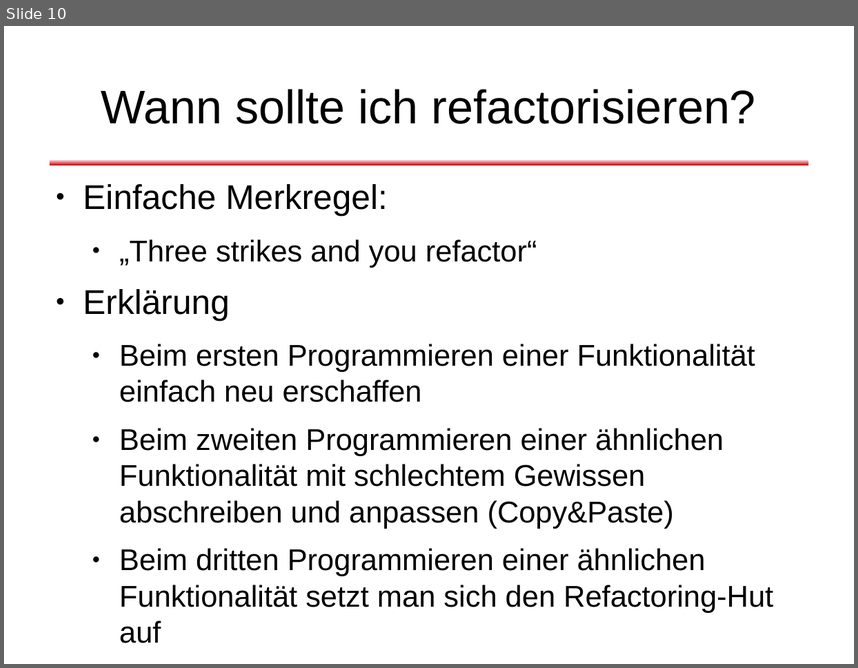
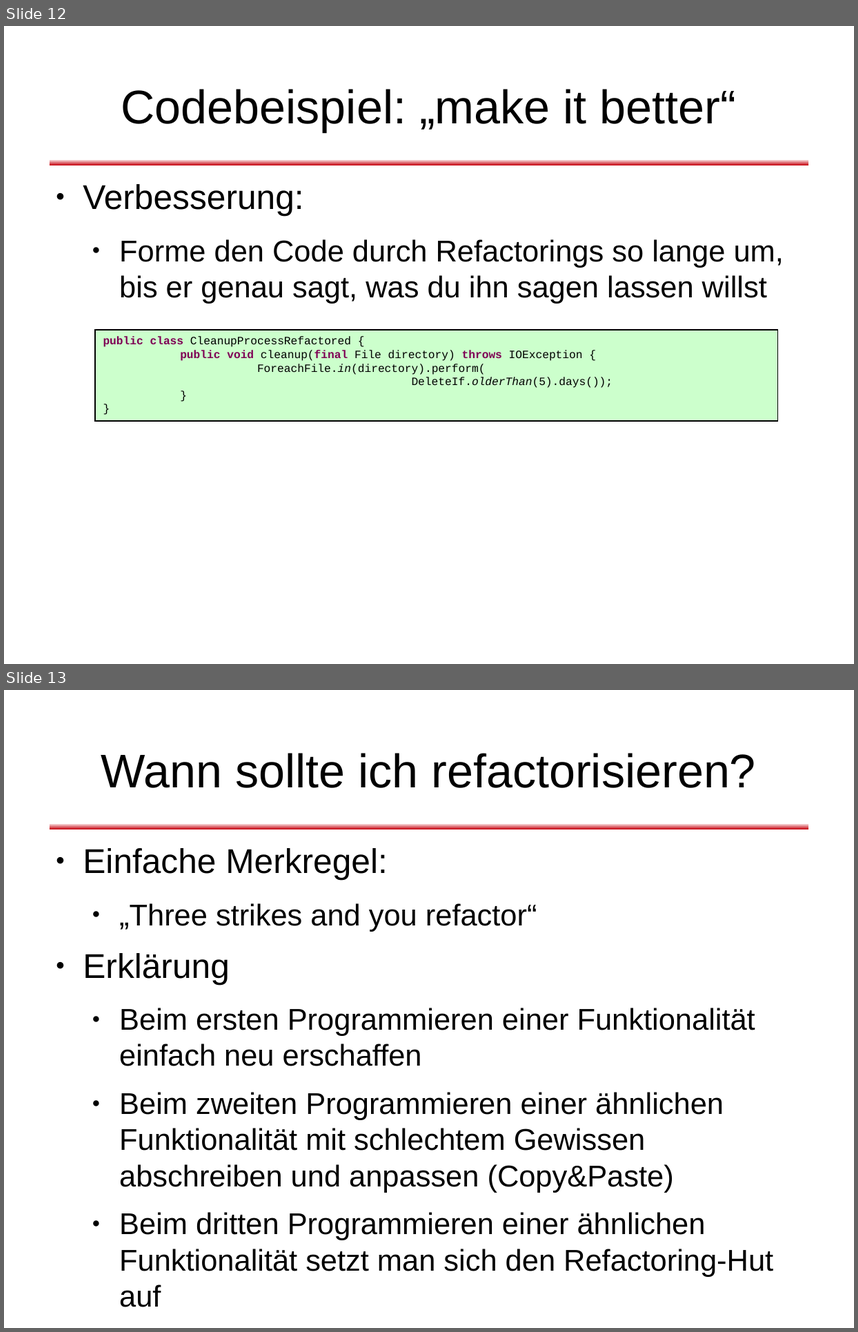
Before and after one commit to dlindner/vorlesung-se2-dhbw, a slide deck: added_2010/Refactoring (2010).odp. Shown one above the other, each under a label of ours: slide 10 before the commit, slides 12 and 13 after it. The pictures are 858x668 and 858x1332 pixels, drawn with LibreOffice and Linux fonts; fonts in the diff are those of the drawing; background and template pictures are left out. Boxes give left, top, right and bottom in pixels: in the first picture for what was removed or moved away, otherwise in the second. Text is boxed around its words. In the diff, an @@ line names an element or a change of style, - is before the commit and + after.

```diff
--- a/added_2010/Refactoring (2010).odp
+++ b/added_2010/Refactoring (2010).odp
@@ slide 12 added at [4,26,854,664], background #FFFFFF; not listed: 1 template element that a slide beside it also shows @@
@@ title added at [121,89,736,132], 44 pt, text #000000 @@
+Codebeispiel: „make it better“
@@ text added at [83,184,784,303], 28 pt, text #000000 @@
+● Verbesserung:
+  ● Forme den Code durch Refactorings so lange um, bis er genau sagt, was du ihn sagen lassen willst
@@ rectangle added at [95,330,778,421], fill #CCFFCC, outline #000000 0.74 pt, 10.5 pt, text #000000 @@
+public class CleanupProcessRefactored {
+public void cleanup(final File directory) throws IOException {
+ForeachFile.in(directory).perform(
+DeleteIf.olderThan(5).days());
+}
+}
@@ what was slide 10 is now slide 13 @@
```
Also in this commit, not shown: 1 slide changed, 6 other slides added.
